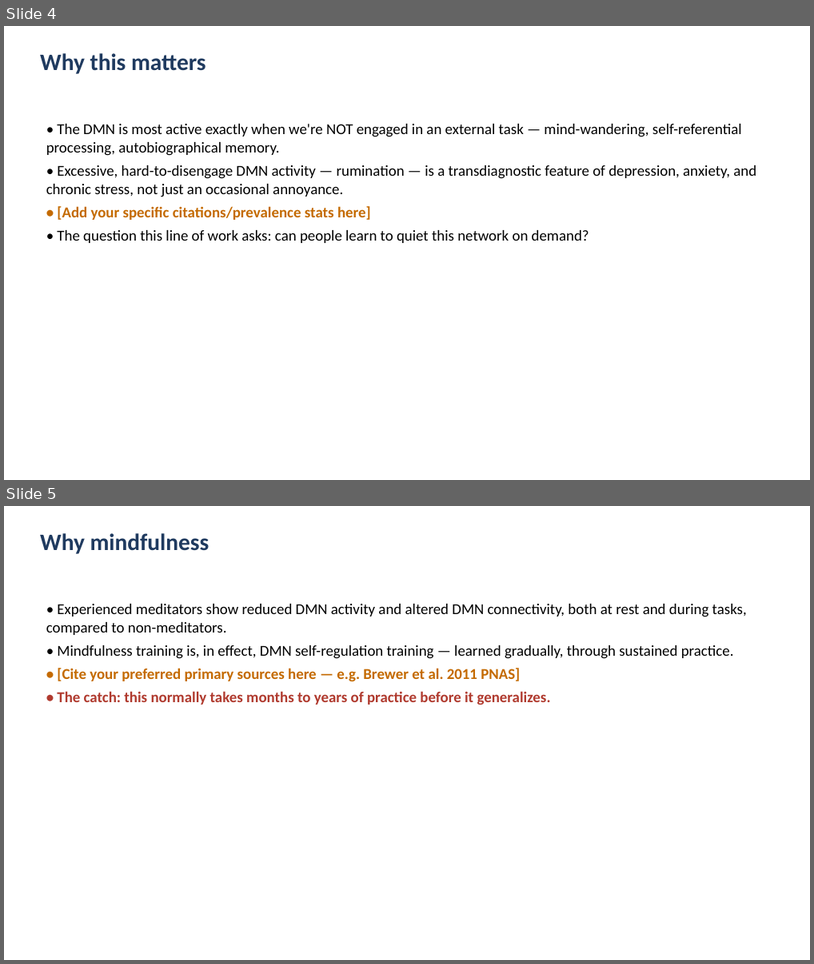
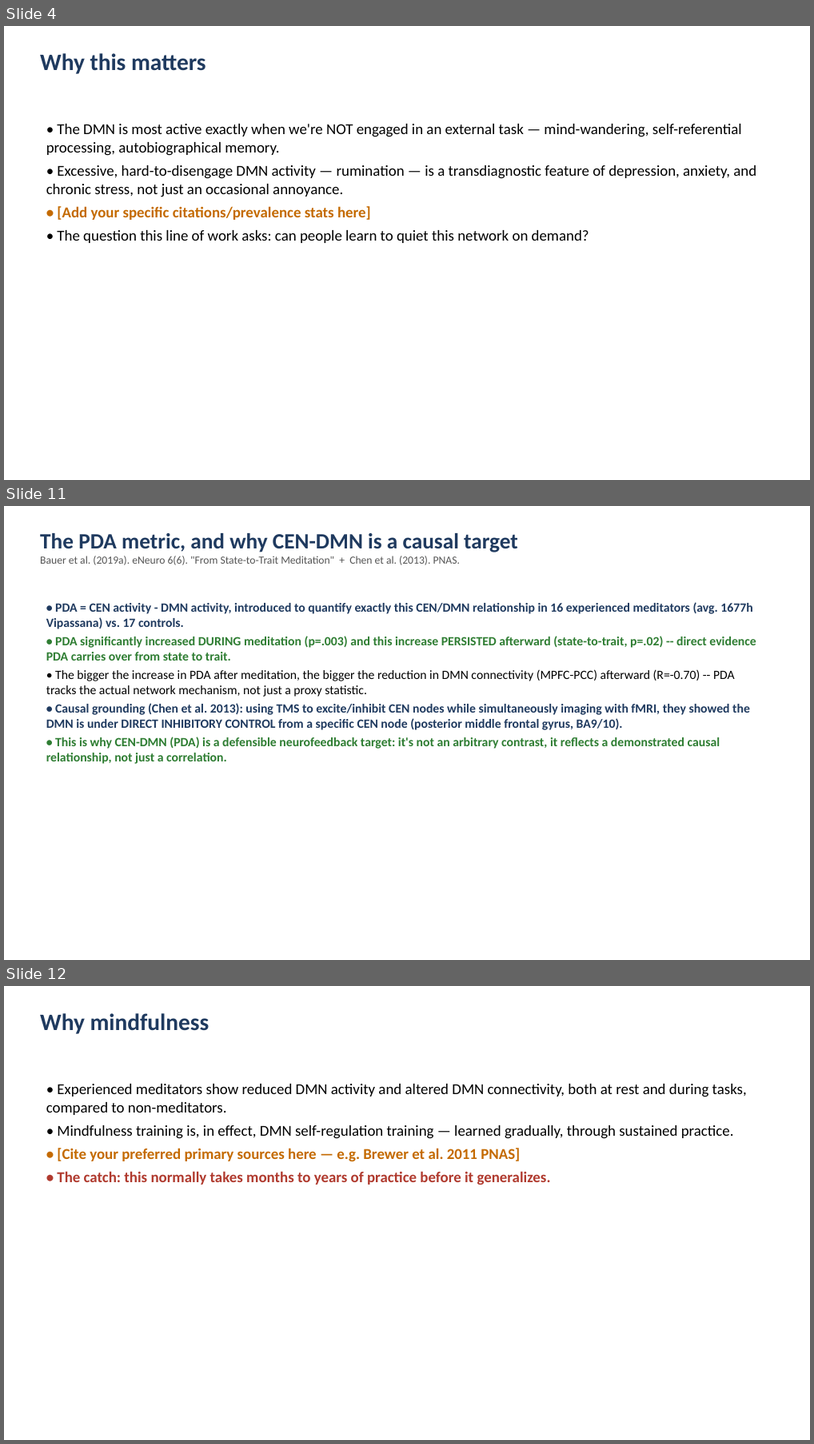
Before and after one commit to cccbauer/dmnelf, a slide deck: analysis/fingerprint/19_fingerprint/efp_meirhasson/Fingerprint_20260902.pptx. Shown one above the other, each under a label of ours: slides 4 and 5 before the commit, slides 4, 11 and 12 after it; the slides between them are not shown. The pictures are 814x964 and 814x1444 pixels, drawn with LibreOffice and Linux fonts; fonts in the diff are those of the drawing. Boxes give left, top, right and bottom in pixels: in the first picture for what was removed or moved away, otherwise in the second. Text is boxed around its words. In the diff, an @@ line names an element or a change of style, - is before the commit and + after.

```diff
--- a/analysis/fingerprint/19_fingerprint/efp_meirhasson/Fingerprint_20260902.pptx
+++ b/analysis/fingerprint/19_fingerprint/efp_meirhasson/Fingerprint_20260902.pptx
@@ slide 11 added at <box>4,506,810,960</box>, background #FFFFFF @@
@@ text added at <box>40,533,518,565</box>, 13 pt, text #555555 @@
+The PDA metric, and why CEN-DMN is a causal target
+Bauer et al. (2019a). eNeuro 6(6). "From State-to-Trait Meditation" + Chen et al. (2013). PNAS.
@@ text added at <box>46,602,756,764</box>, 15 pt, text #1F3A5F, bold @@
+• PDA = CEN activity - DMN activity, introduced to quantify exactly this CEN/DMN relationship in 16 experienced meditators (avg. 1677h Vipassana) vs. 17 controls.
+• PDA significantly increased DURING meditation (p=.003) and this increase PERSISTED afterward (state-to-trait, p=.02) -- direct evidence PDA carries over from state to trait.
+• The bigger the increase in PDA after meditation, the bigger the reduction in DMN connectivity (MPFC-PCC) afterward (R=-0.70) -- PDA tracks the actual network mechanism, not just a proxy statistic.
+• Causal grounding (Chen et al. 2013): using TMS to excite/inhibit CEN nodes while simultaneously imaging with fMRI, they showed the DMN is under DIRECT INHIBITORY CONTROL from a specific CEN node (posterior middle frontal gyrus, BA9/10).
+• This is why CEN-DMN (PDA) is a defensible neurofeedback target: it's not an arbitrary contrast, it reflects a demonstrated causal relationship, not just a correlation.
@@ what was slide 5 is now slide 12 @@
```
Also in this commit, not shown: 6 other slides added.
